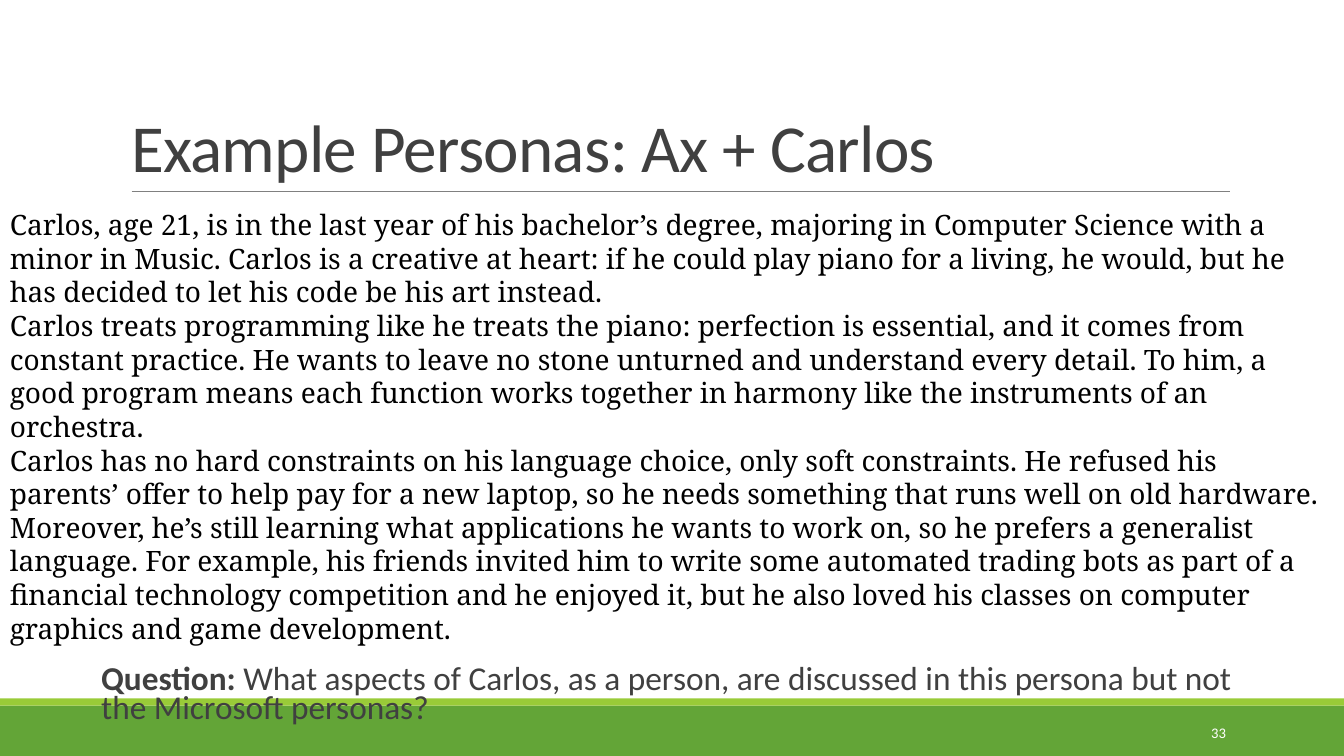
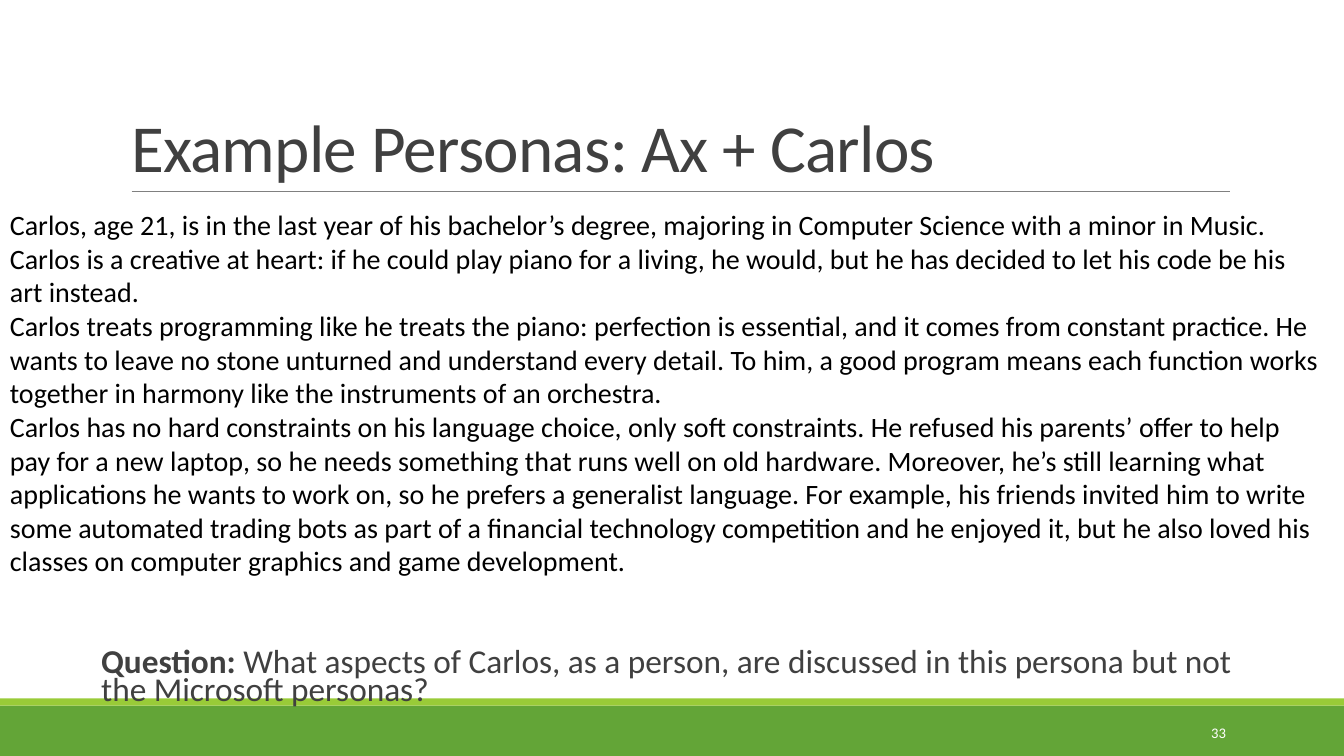
Before and after one commit to rbohrer/pl-course, a slide deck: slide 33 of LectureSlides/08Design1.pptx. Drawn at 1344x756 pixels with LibreOffice and Linux fonts; fonts in the diff are those of the drawing. Boxes give left, top, right and bottom in pixels: in the first picture for what was removed or moved away, otherwise in the second. Text is boxed around its words. In the diff, an @@ line names an element or a change of style, - is before the commit and + after.

```diff
--- a/LectureSlides/08Design1.pptx
+++ b/LectureSlides/08Design1.pptx
@@ text "Carlos, age 21, is in ..." at bbox=[10, 215, 1318, 576]: font Noto Serif to Calibri @@
@@ text "Question: What aspects of Carlos, ...": place and size @@
-text "Question: What aspects of Carlos, ..." at bbox=[101, 666, 1231, 724]
+text "Question: What aspects of Carlos, ..." at bbox=[101, 649, 1231, 709]
```
Also in this commit, not shown: 3 other slides changed, 6 other files.
